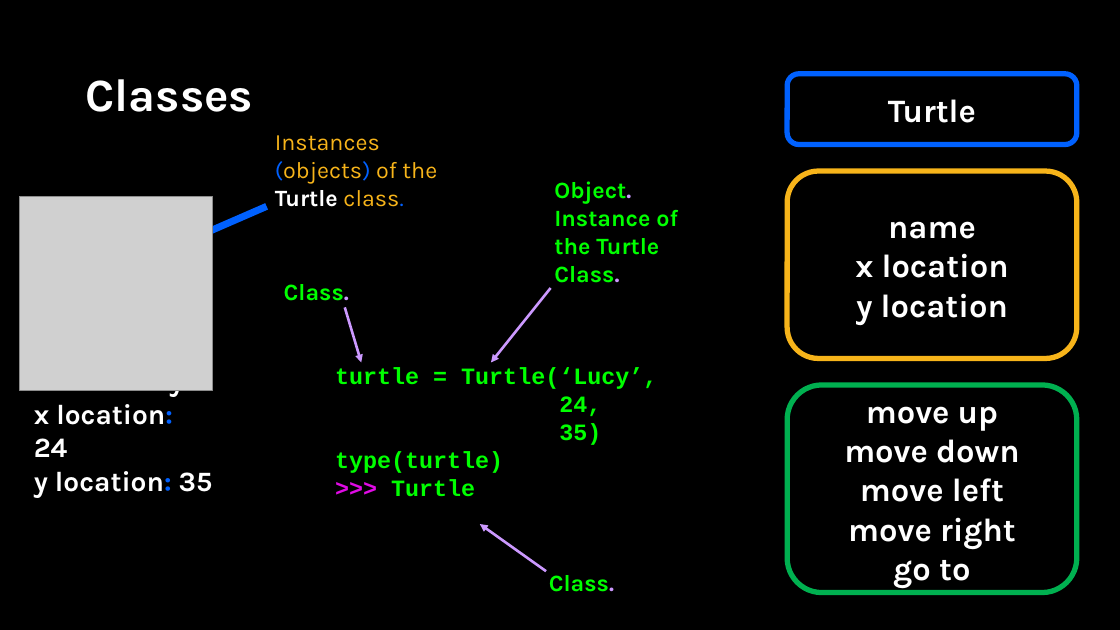
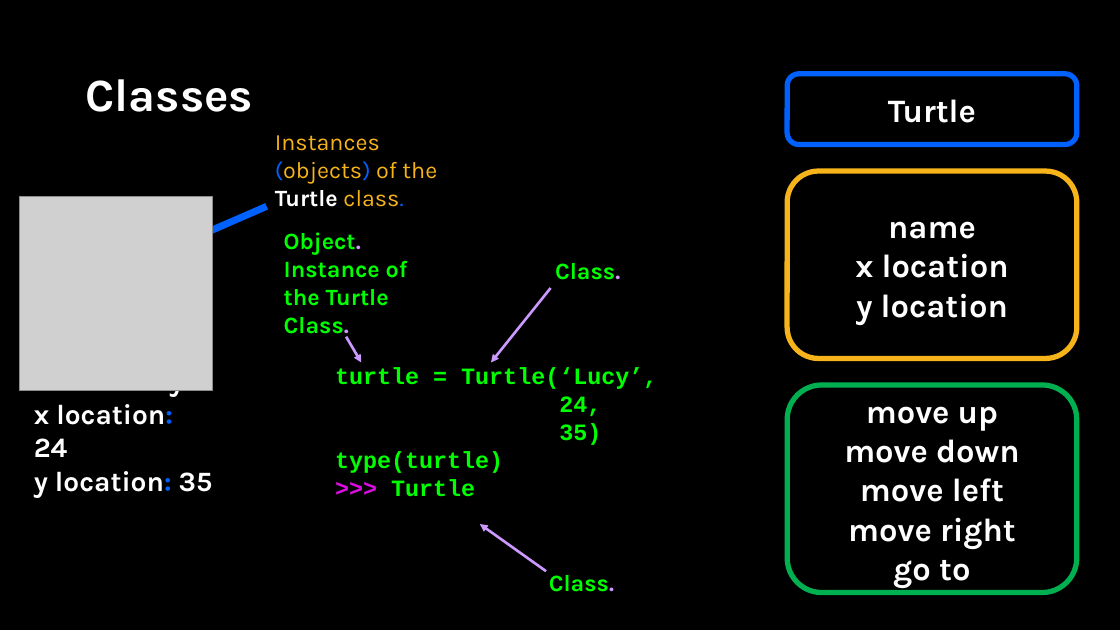
Before and after one commit to APS106/APS106-winter-2025-kinsella-goodfellow, a slide deck: slide 18 of lectures/week10/lecture2/slides/week10_lecture2.pptx (slide 19 before the commit). Drawn at 1120x630 pixels with LibreOffice and Linux fonts; fonts in the diff are those of the drawing; grey boxes stand for pictures; background and template pictures are left out. Boxes give left, top, right and bottom in pixels: in the first picture for what was removed or moved away, otherwise in the second. Text is boxed around its words. In the diff, an @@ line names an element or a change of style, - is before the commit and + after.

```diff
--- a/lectures/week10/lecture2/slides/week10_lecture2.pptx
+++ b/lectures/week10/lecture2/slides/week10_lecture2.pptx
@@ text "Object." rewrapped from bbox=[554, 181, 678, 283] to bbox=[284, 232, 408, 338] @@
@@ text "Class.": place and size @@
-text "Class." at bbox=[284, 284, 349, 301]
+text "Class." at bbox=[555, 263, 620, 280]
@@ arrow moved from (344, 308) - (361, 363) to (346, 337) - (361, 363) @@
```
Also in this commit, not shown: 6 other slides changed, 4 slides added, 1 slide removed, 5 other files.
